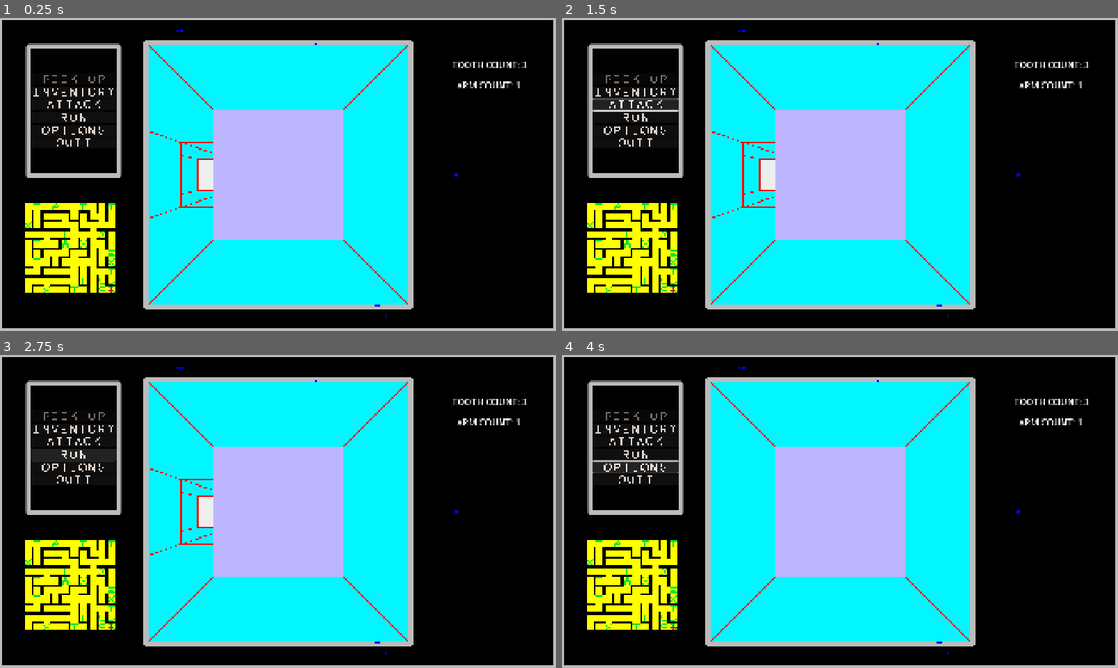
Above: before the commit, frames 1-4 (two rows, left to right).
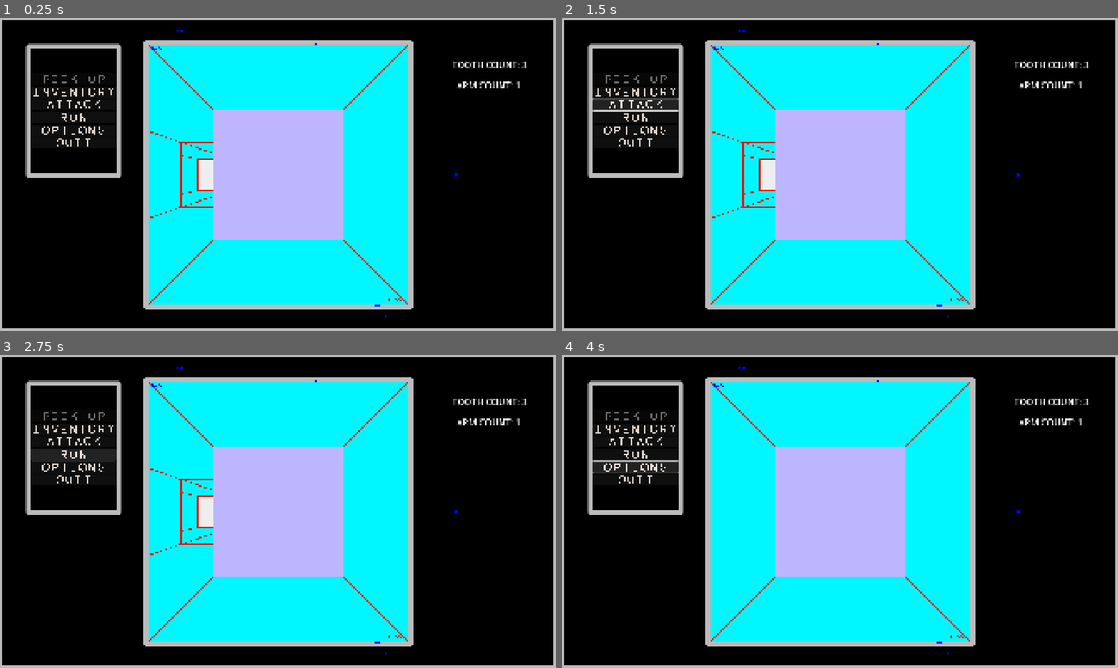
Above: after the commit, the same moments.

Repository: sym-z/arm-to-the-teeth
Game: Godot game, scene res://scenes/testing_level/testing_level.tscn
The game is run twice, just before and just after one commit, with the same random seed, the same clock (stepped at 60 frames per second) and the same inputs. The project has no main scene, so this scene is started directly.
Inputs:
- Up to frame 1 (0.25 s): no input
- Up to frame 2 (1.5 s): click "INVENTORY" at 0.5 s; click "ATTACK" at 1.25 s
- Up to frame 3 (2.75 s): click "RUN" at 2 s
- Up to frame 4 (4 s): click "OPTIONS" at 2.75 s; hold D (turn_right) from 3.53 s (still down)

The runs differ from the first frame. In frame 1, 3.6% of the frame differs, in the area x 4-73%, y 9-91%; in frame 2, 3.6%; in frame 3, 3.6%; in frame 4, 3.6%.

Commit message:
ui is now on top of viewport

Diff:
--- a/src/prefabs/ui/ui.tscn
+++ b/src/prefabs/ui/ui.tscn
@@ -7,7 +7,6 @@
 [ext_resource type="Theme" uid="uid://damqods5iq1r8" path="res://themes/context_menu/margin_container/button/context_menu_button_theme.tres" id="4_htiv7"]
 
 [node name="UI" type="CanvasLayer" node_paths=PackedStringArray("pickup_button", "tooth_label", "arm_label")]
-layer = -1
 script = ExtResource("1_gxjsb")
 pickup_button = NodePath("Context Menu/Button Container/Pick Up")
 tooth_label = NodePath("TEMP TEETH")
Binary file changed: src/assets/visual/ui/prototype_ui.ase
Binary file changed: src/assets/visual/ui/prototype_ui.png
